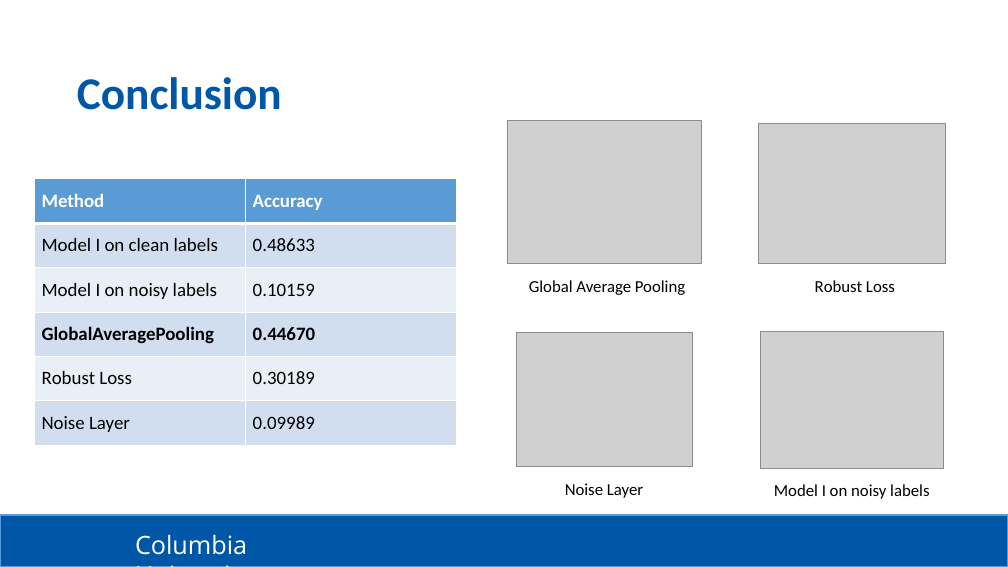
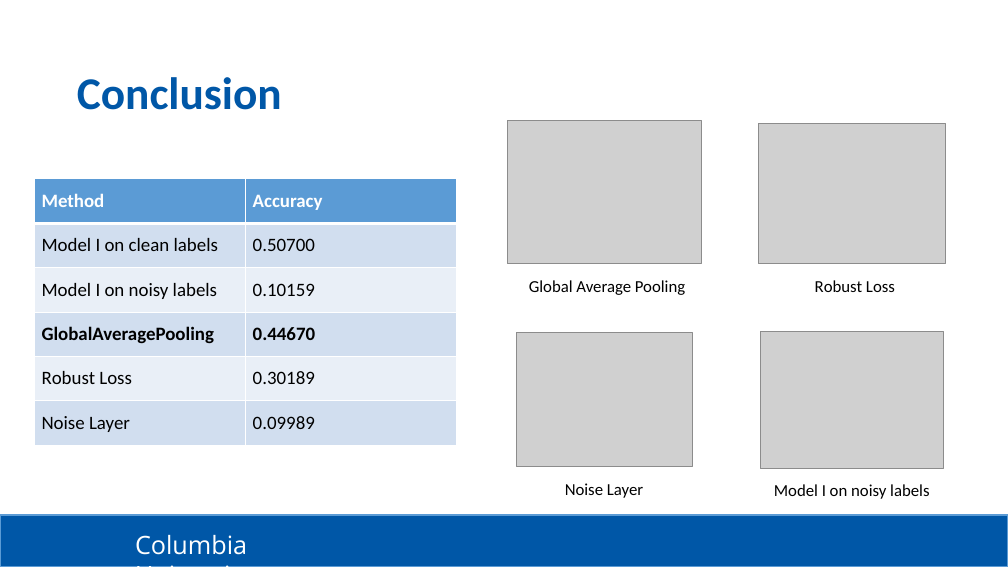
Before and after one commit to TinyoBob/Project-3-Group-8, a slide deck: slide 10 of output/Group_8_Porject_3.pptx. Drawn at 1008x567 pixels with LibreOffice and Linux fonts; fonts in the diff are those of the drawing; grey boxes stand for pictures; background and template pictures are left out. Boxes give left, top, right and bottom in pixels: in the first picture for what was removed or moved away, otherwise in the second. Text is boxed around its words. In the diff, an @@ line names an element or a change of style, - is before the commit and + after.

```diff
--- a/output/Group_8_Porject_3.pptx
+++ b/output/Group_8_Porject_3.pptx
@@ table at <box>34,179,456,445</box> @@
-row 2, column 2: 0.48633
+row 2, column 2: 0.50700
```
Also in this commit, not shown: 1 other slide changed, 5 other files.
